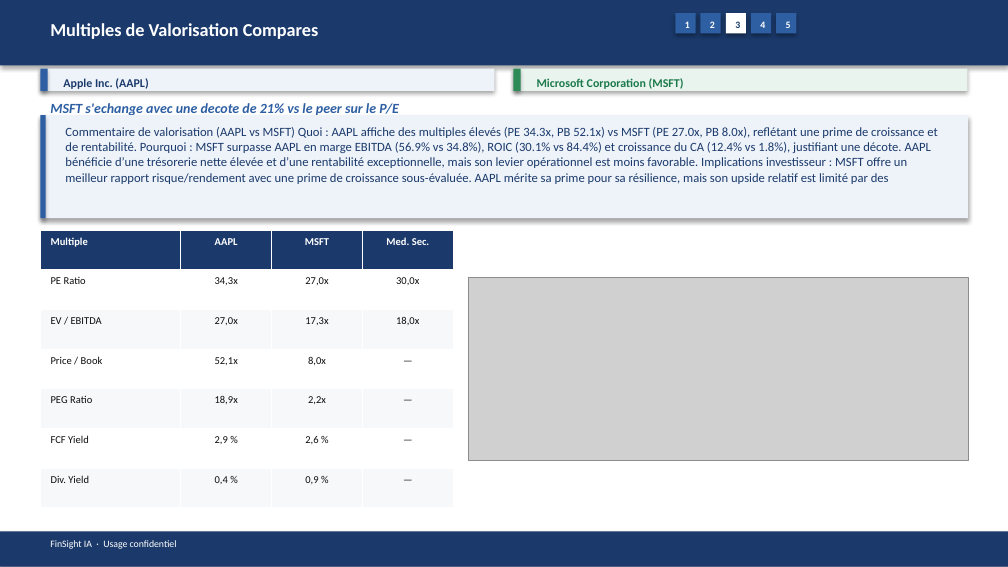
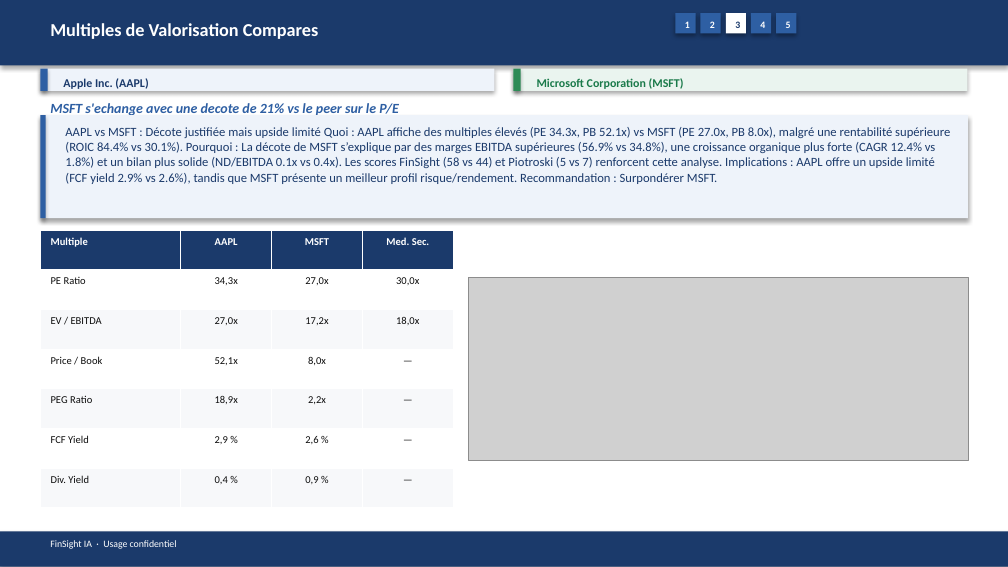
Before and after one commit to baptistejeh07-art/finsight-ia, a slide deck: slide 11 of preview/AAPL_vs_MSFT/AAPL_vs_MSFT_comparison.pptx. Drawn at 1008x567 pixels with LibreOffice and Linux fonts; fonts in the diff are those of the drawing; grey boxes stand for pictures. Boxes give left, top, right and bottom in pixels: in the first picture for what was removed or moved away, otherwise in the second. Text is boxed around its words. In the diff, an @@ line names an element or a change of style, - is before the commit and + after.

Commit message:
chore(preview): comparatif AAPL_vs_MSFT outputs

```diff
--- a/preview/AAPL_vs_MSFT/AAPL_vs_MSFT_comparison.pptx
+++ b/preview/AAPL_vs_MSFT/AAPL_vs_MSFT_comparison.pptx
@@ text at (65, 127, 950, 184): text changed @@
-Commentaire de valorisation (AAPL vs MSFT) Quoi : AAPL affiche des multiples élevés (PE 34.3x, PB 52.1x) vs MSFT (PE 27.0x, PB 8.0x), reflétant une prime de croissance et de rentabilité. Pourquoi : MSFT surpasse AAPL en marge EBITDA (56.9% vs 34.8%), ROIC (30.1% vs 84.4%) et croissance du CA (12.4% vs 1.8%), justifiant une décote. AAPL bénéficie d’une trésorerie nette élevée et d’une rentabilité exceptionnelle, mais son levier opérationnel est moins favorable. Implications investisseur : MSFT offre un meilleur rapport risque/rendement avec une prime de croissance sous-évaluée. AAPL mérite sa prime pour sa résilience, mais son upside relatif est limité par des
+AAPL vs MSFT : Décote justifiée mais upside limité Quoi : AAPL affiche des multiples élevés (PE 34.3x, PB 52.1x) vs MSFT (PE 27.0x, PB 8.0x), malgré une rentabilité supérieure (ROIC 84.4% vs 30.1%). Pourquoi : La décote de MSFT s’explique par des marges EBITDA supérieures (56.9% vs 34.8%), une croissance organique plus forte (CAGR 12.4% vs 1.8%) et un bilan plus solide (ND/EBITDA 0.1x vs 0.4x). Les scores FinSight (58 vs 44) et Piotroski (5 vs 7) renforcent cette analyse. Implications : AAPL offre un upside limité (FCF yield 2.9% vs 2.6%), tandis que MSFT présente un meilleur profil risque/rendement. Recommandation : Surpondérer MSFT.
@@ table at (40, 230, 453, 508) @@
-row 3, column 3: 17,3x
+row 3, column 3: 17,2x
```
Also in this commit, not shown: 12 other slides changed, 3 other files.
